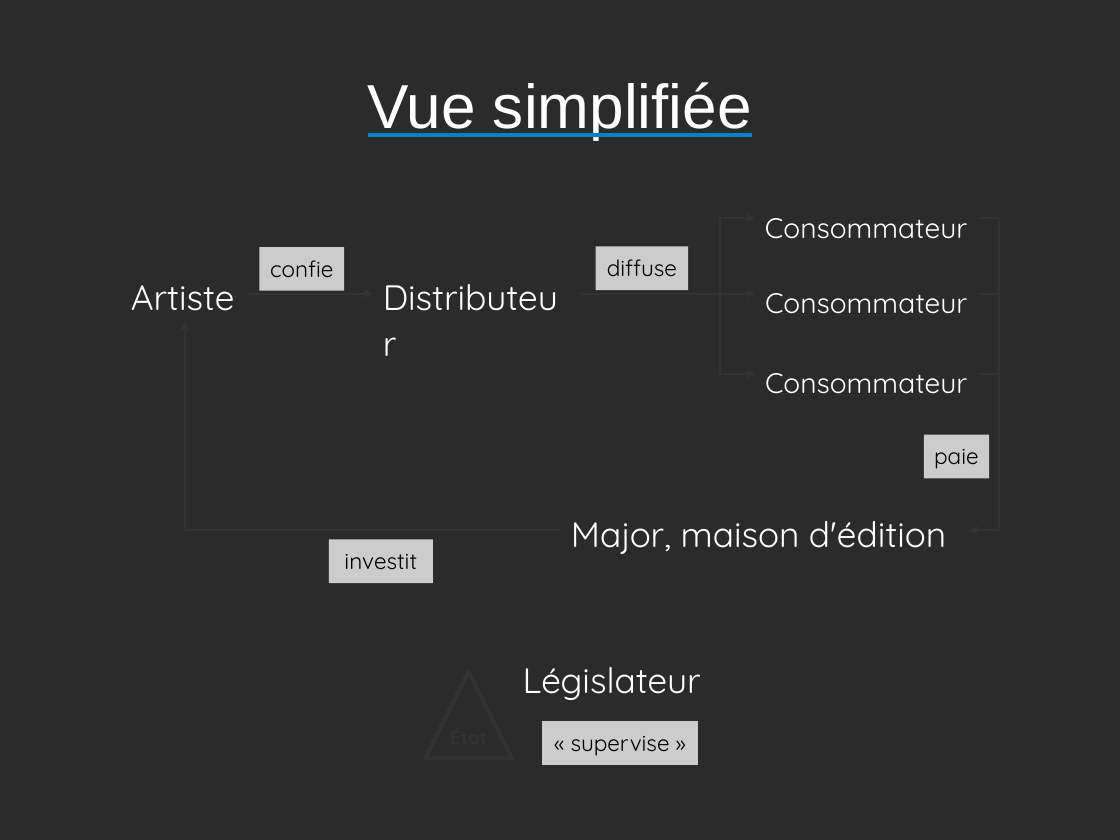
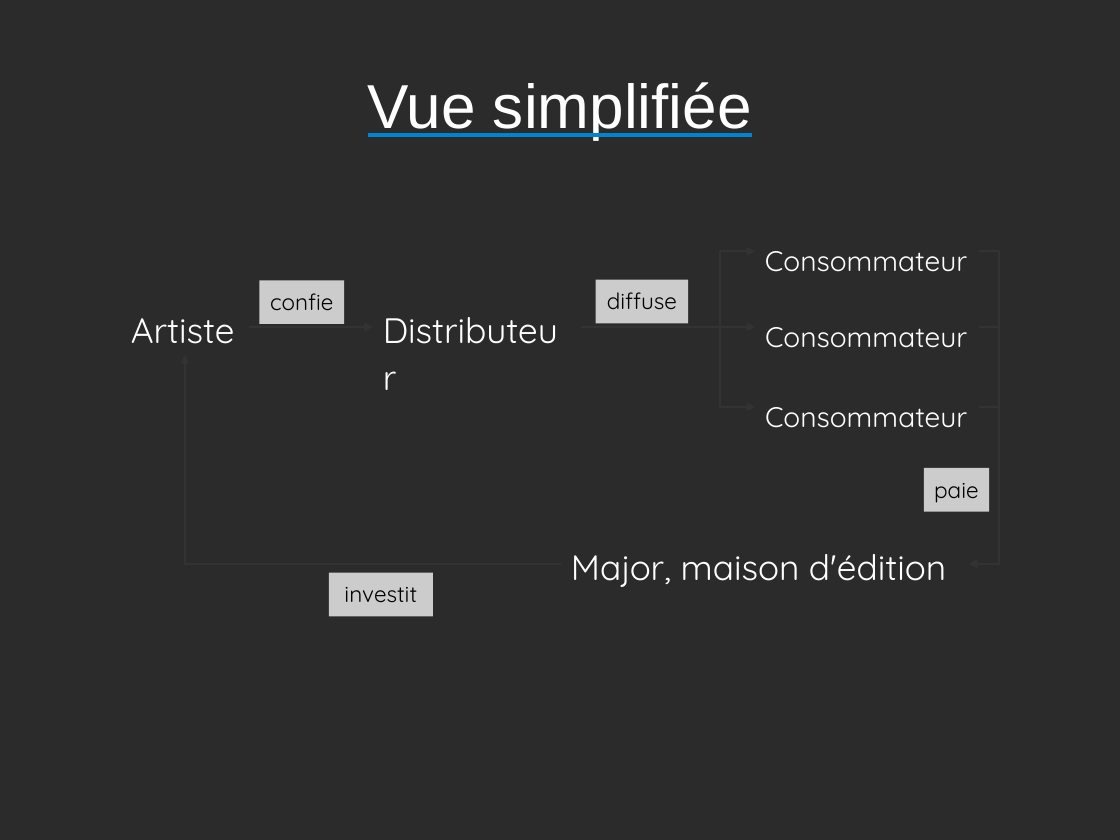
Before and after one commit to Parashp/pph-droit-auteur, a slide deck: slide 13 of soutenance.odp (slide 14 before the commit). Drawn at 1120x840 pixels with LibreOffice and Linux fonts; fonts in the diff are those of the drawing; background and template pictures are left out; a plain dark background stands for a picture behind light text. Boxes give left, top, right and bottom in pixels: in the first picture for what was removed or moved away, otherwise in the second. Text is boxed around its words. In the diff, an @@ line names an element or a change of style, - is before the commit and + after.

```diff
--- a/soutenance.odp
+++ b/soutenance.odp
@@ elbow arrow moved from (581, 294) - (755, 219) to (581, 327) - (755, 251) @@
@@ elbow arrow moved from (980, 219) - (970, 531) to (980, 251) - (970, 564) @@
@@ 6 texts, 6 elbow arrows, 4 rectangles: place and size @@
-6 texts, 6 elbow arrows, 4 rectangles at [131,218,1000,583]
+6 texts, 6 elbow arrows, 4 rectangles at [131,251,1000,617]
@@ text removed at [523,667,701,700] @@
-Législateur
@@ rectangle removed at [543,722,699,765] @@
-« supervise »
```
Also in this commit, not shown: 4 other slides changed, 2 slides added, 1 other file.
